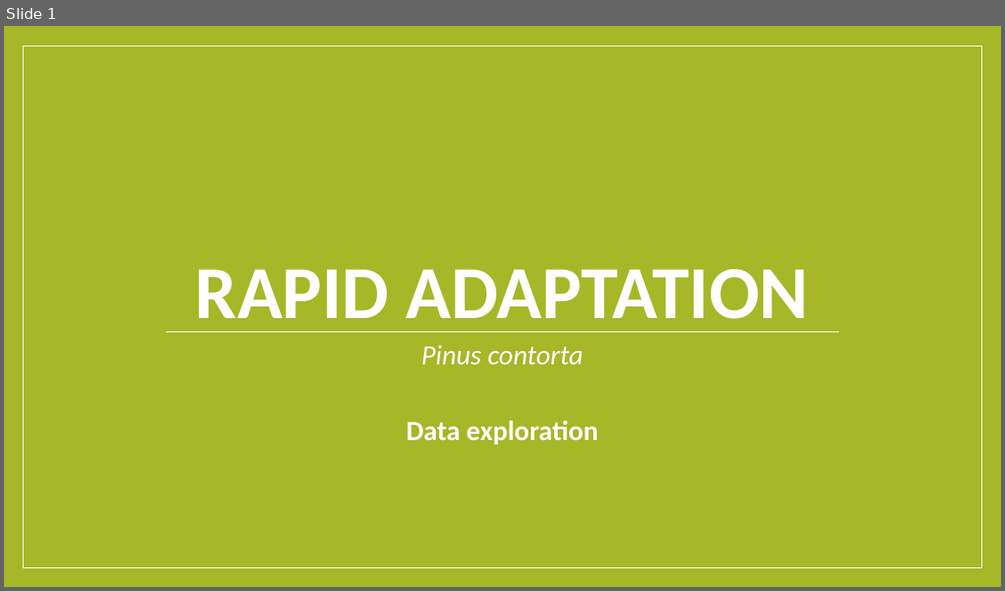
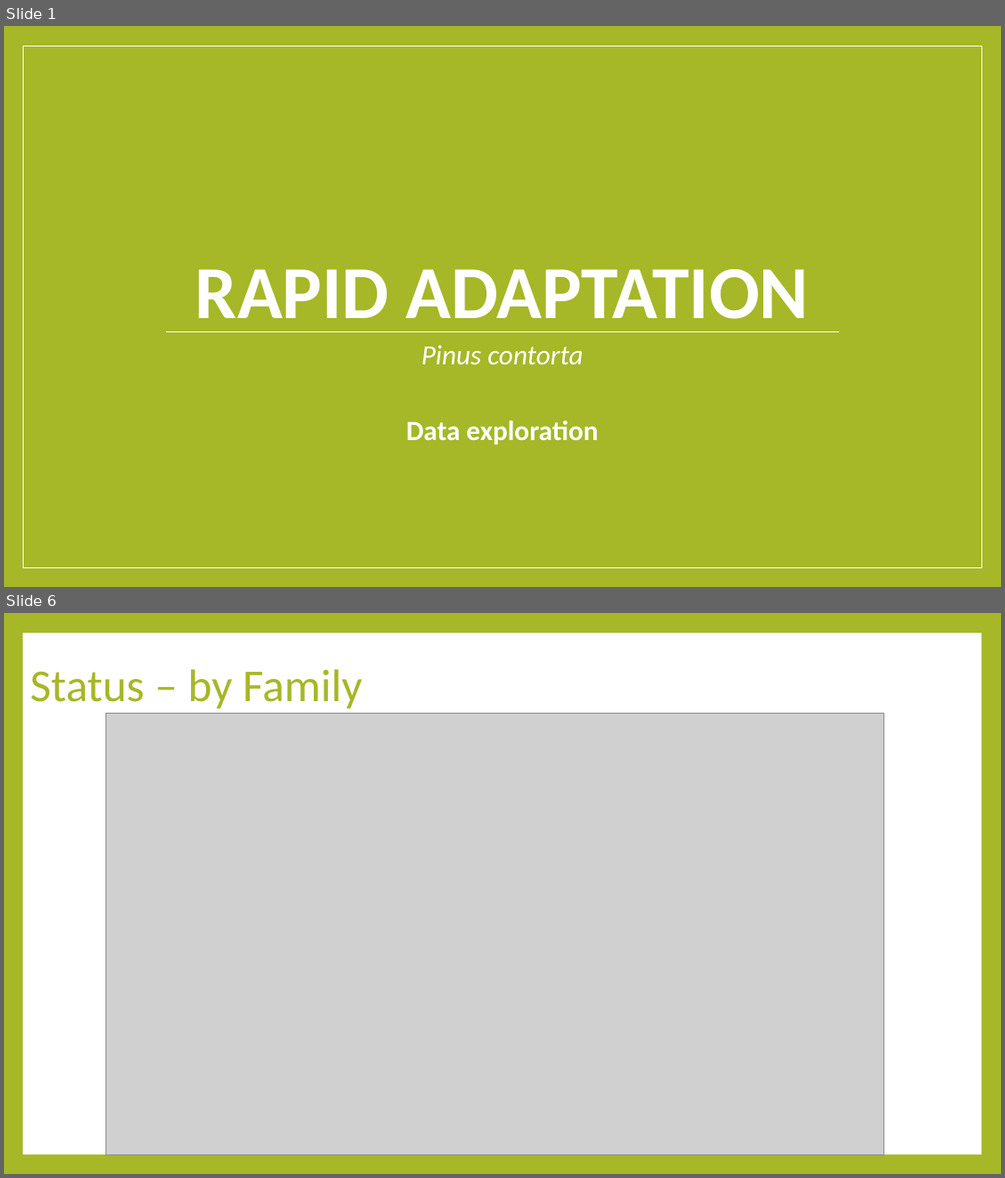
Before and after one commit to luisasenecio/RapidAdaptation, a slide deck: RapidAdaptation_DataExploration.pptx. Shown one above the other, each under a label of ours: slide 1 before the commit, slides 1 and 6 after it; the slides between them are not shown. The pictures are 1005x591 and 1005x1178 pixels, drawn with LibreOffice and Linux fonts; fonts in the diff are those of the drawing; grey boxes stand for pictures. Boxes give left, top, right and bottom in pixels: in the first picture for what was removed or moved away, otherwise in the second. Text is boxed around its words. In the diff, an @@ line names an element or a change of style, - is before the commit and + after.

```diff
--- a/RapidAdaptation_DataExploration.pptx
+++ b/RapidAdaptation_DataExploration.pptx
@@ slide 6 added at [4,613,1001,1174], background #A6B727 @@
@@ rectangle added at [23,633,981,1154], fill #FFFFFF @@
@@ title added at [30,669,362,709], 44 pt, text #A6B727 @@
+Status – by Family
@@ picture added at [106,713,884,1154] @@
```
Also in this commit, not shown: 1 slide changed, 13 other slides added, 2 slides removed, 17 other files.
